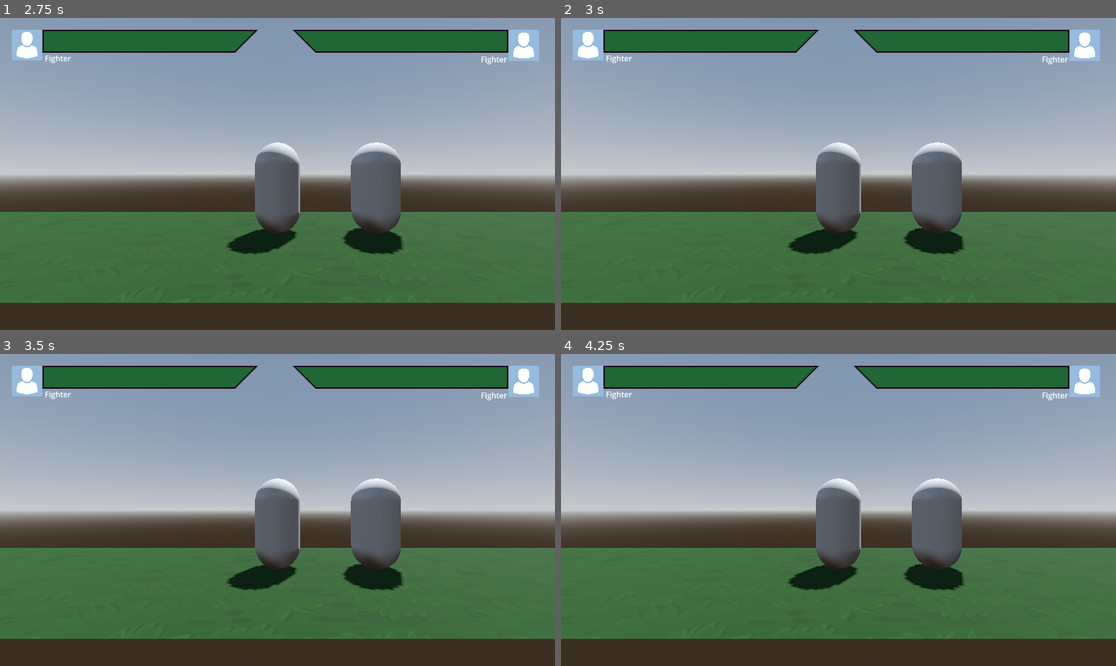
Above: before the commit, frames 1-4 (two rows, left to right).
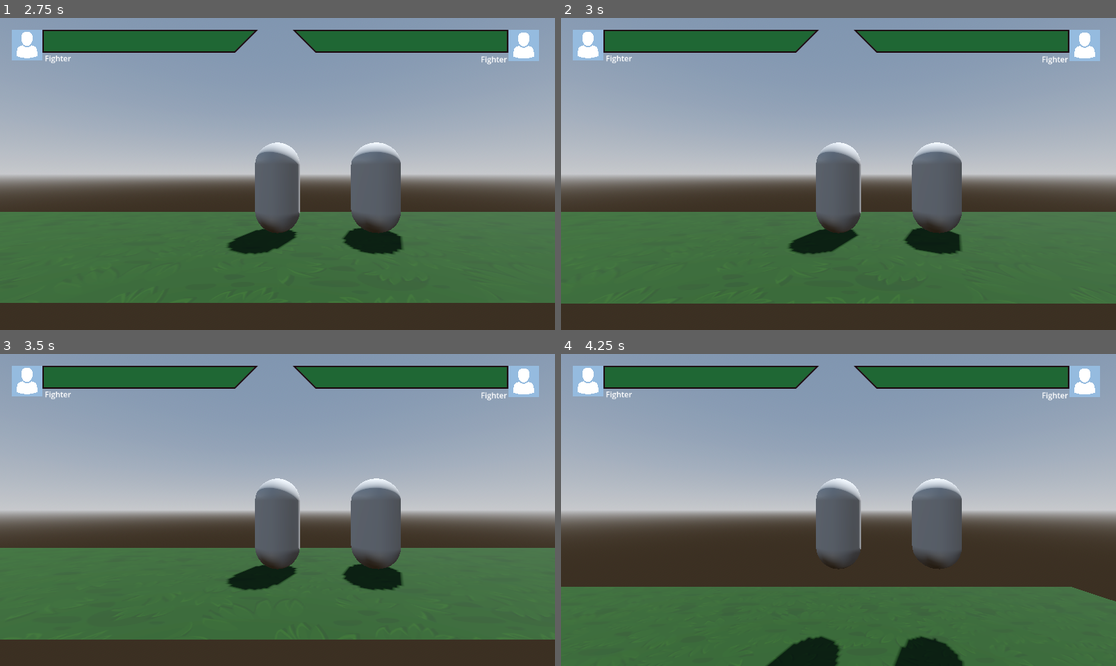
Above: after the commit, the same moments.

Repository: shoyguer/fighting-game-prototype-dev
Game: Godot game, scene res://ui/main_menu/main_menu.tscn
Two runs of this game, one before a commit and one after it. Both use one fixed random seed, a clock stepped at 60 frames per second and the inputs below.
Inputs (mouse positions are in pixels of both pictures, inside the frame that each line leads up to):
- Up to frame 1 (2.75 s): tap Enter at 0.5 s; move the mouse to (399, 158) at 0.52 s; hold D (move_right) 0.53-1.28 s; hold S (move_crouch) 0.53-1.28 s; tap W (move_jump) at 0.77, 1.52 s; tap Space at 1.25 s; move the mouse to (166, 189) at 1.27 s; hold A (move_left) 1.28-2 s; tap S (move_crouch) at 1.35 s; click "New Game" at 2 s
- Up to frame 2 (3 s): tap Enter at 2.75 s; move the mouse to (894, 105) at 2.77 s; hold D (move_right) from 2.78 s (still down); hold S (move_crouch) from 2.78 s (still down)
- Up to frame 3 (3.5 s): keep holding D (move_right); keep holding S (move_crouch)
- Up to frame 4 (4.25 s): keep holding D (move_right); tap Space at 3.5 s; move the mouse to (810, 572) at 3.52 s; release S (move_crouch) at 3.53 s; tap S (move_crouch) at 3.6 s; tap W (move_jump) at 3.77 s

Frame 1 is identical in both runs. In frame 2, 0.4% of the frame differs, in the area x 0-100%, y 39-92%; in frame 3, 0.2%; in frame 4, 21%, in the area x 0-100%, y 62-100%.

Commit message:
Update base_character.gd

Diff:
--- a/fighting-game-prototype/entities/character/base_character.gd
+++ b/fighting-game-prototype/entities/character/base_character.gd
@@ -59,7 +59,8 @@
 
 
 func _physics_process(delta: float) -> void:
-	pass
+	if not Engine.is_editor_hint():
+		state_manager.physics_process(delta)
 
 
 
